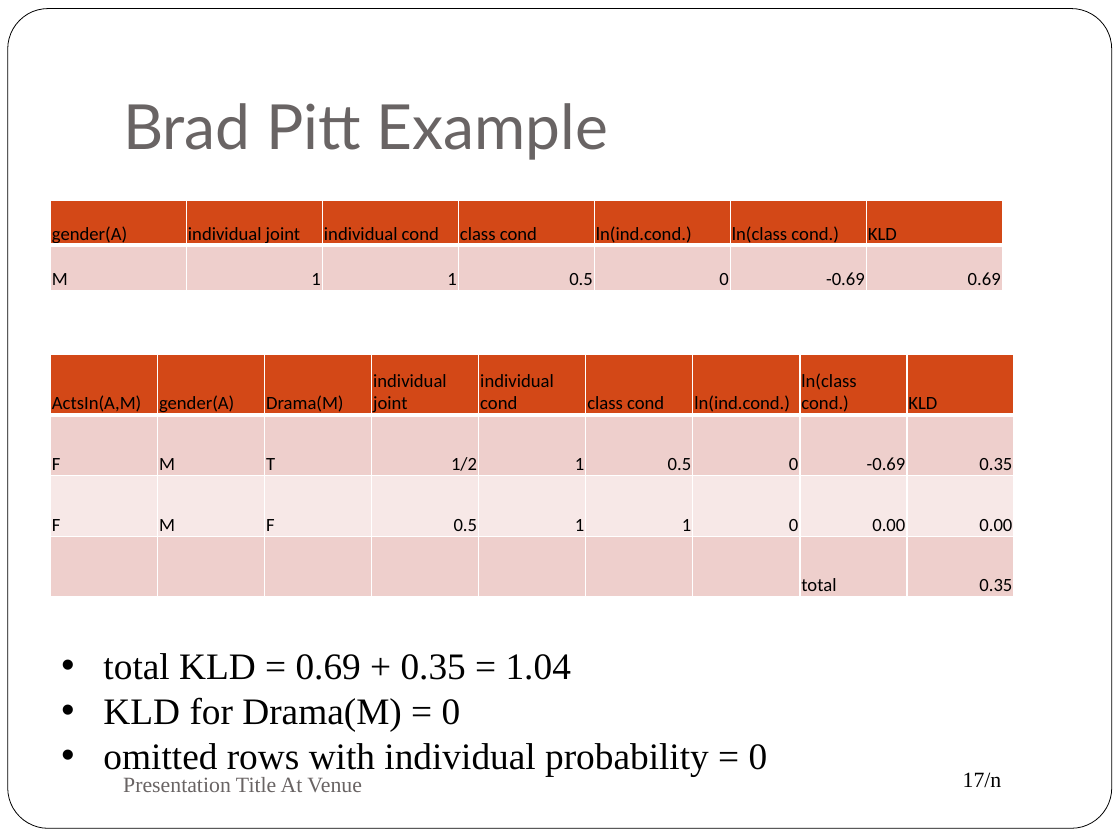
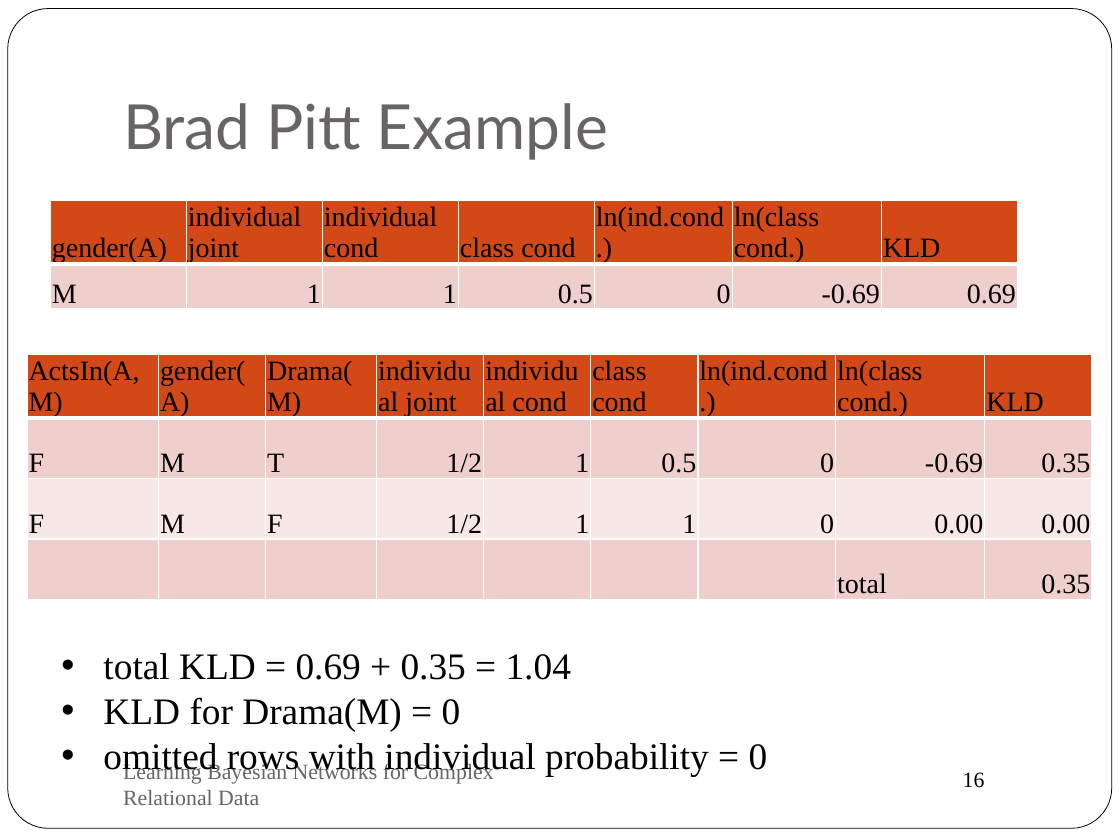
Before and after one commit to oschulte/srl-tutorial-slides, a slide deck: slide 16 of ch6-anomaly.pptx (slide 17 before the commit). Drawn at 1120x840 pixels with LibreOffice and Linux fonts; fonts in the diff are those of the drawing. Boxes give left, top, right and bottom in pixels: in the first picture for what was removed or moved away, otherwise in the second. Text is boxed around its words. In the diff, an @@ line names an element or a change of style, - is before the commit and + after.

```diff
--- a/ch6-anomaly.pptx
+++ b/ch6-anomaly.pptx
@@ table at [50,200,1015,315] @@
@@ size 12 to 18 pt, font Calibri to Times New Roman @@
@@ table: place and size @@
-table at [50,200,999,419]
+table at [50,200,1015,315]
@@ table at [27,354,1093,605] @@
-row 3, column 4: 0.5
+row 3, column 4: 1/2
@@ size 12 to 18 pt, font Calibri to Times New Roman @@
@@ table: place and size @@
-table at [50,354,1018,601]
+table at [27,354,1093,605]
@@ text at [123,762,494,805]: text changed @@
-Presentation Title At Venue
+Learning Bayesian Networks for Complex Relational Data
@@ page number at [963,772,985,788]: text changed @@
-17/n
+16
```
Also in this commit, not shown: 19 other slides changed, 2 slides added, 4 slides removed.
